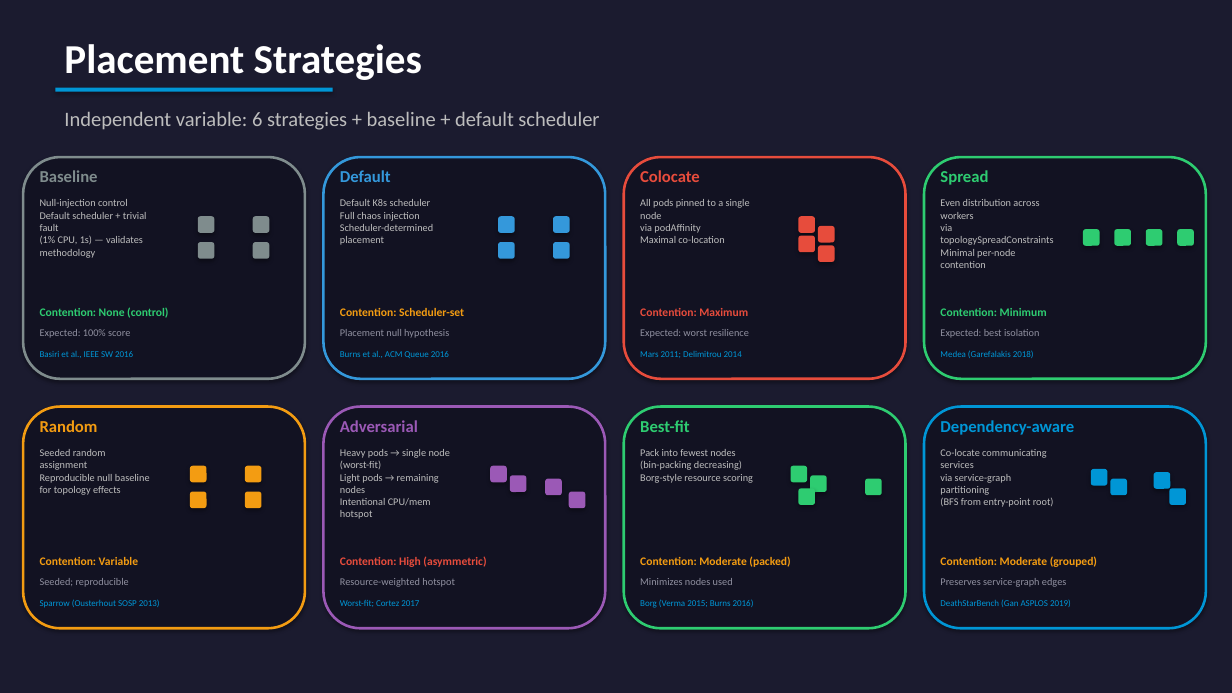
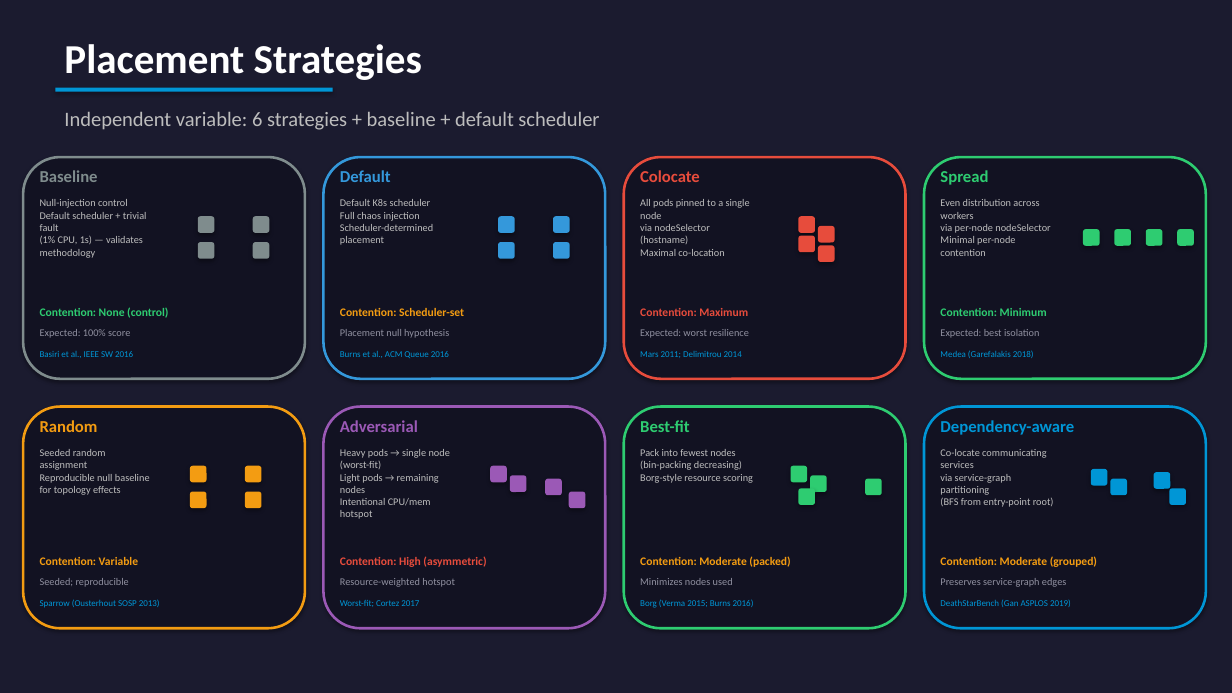
Before and after one commit to yhu02/uva-msc-thesis, a slide deck: slide 5 of ChaosProbe_Presentation.pptx. Drawn at 1232x693 pixels with LibreOffice and Linux fonts; fonts in the diff are those of the drawing. Boxes give left, top, right and bottom in pixels: in the first picture for what was removed or moved away, otherwise in the second. Text is boxed around its words. In the diff, an @@ line names an element or a change of style, - is before the commit and + after.

Commit message:
docs(presentation): correct claims, fix chart legibility, align references
Findings from reviewing the deck against the data and code:

Claims:
- S1: cpu-hog contention does NOT score "100, sigma 0 across all strategies"
  (one clean run, one with widespread 0/33/67 failures, n=2) -> reframed as
  "mechanism signal is churn-specific" + future work = more cpu-hog runs.
- S2: the recovery d2s/s2r split is run-dependent (scheduling term dominates
  ~70-78% in the latest run), not a stable 84-96% app-startup -> reworded.
- M2: it is the absolute during-chaos throttle rate (1.54/1.90/1.94), not a
  "ratio"; "throttles least" scoped to {colocate, default, spread}.
- Defined the "13 runs" inclusion rule; slide-15 "3/3 refuted" -> "at the
  mechanism layer" to match slide 9.

Accuracy:
- Slide 5 placement mechanism: nodeSelector (matches mutator.py + slide 7),
  not podAffinity / topologySpreadConstraints.
- Slide 6 service graph now shows all 11 services (added recommendation, ad).
- references.md: added Netflix Chaos Monkey (cited on slide 4); H1/H2/H3 ->
  L1/L2/L3 to match the deck.

Charts / legibility:
- Slide 9 now shows the cross-run score distribution (M4) and slide 11 the
  conntrack/throttle distributions (M1/M2), replacing single-run snapshots
  that implied a stable ranking the thesis argues against.
- Slide 7 component boxes enlarged so multi-line descriptions stop overflowing.

```diff
--- a/ChaosProbe_Presentation.pptx
+++ b/ChaosProbe_Presentation.pptx
@@ text at [640, 199, 750, 256]: text changed @@
-All pods pinned to a single node
-via podAffinity
-Maximal co-location
+All pods pinned to a single node
+via nodeSelector (hostname)
+Maximal co-location
@@ text at [940, 199, 1050, 256]: text changed @@
-Even distribution across workers
-via topologySpreadConstraints
-Minimal per-node contention
+Even distribution across workers
+via per-node nodeSelector
+Minimal per-node contention
```
Also in this commit, not shown: 9 other slides changed, 3 other files.
